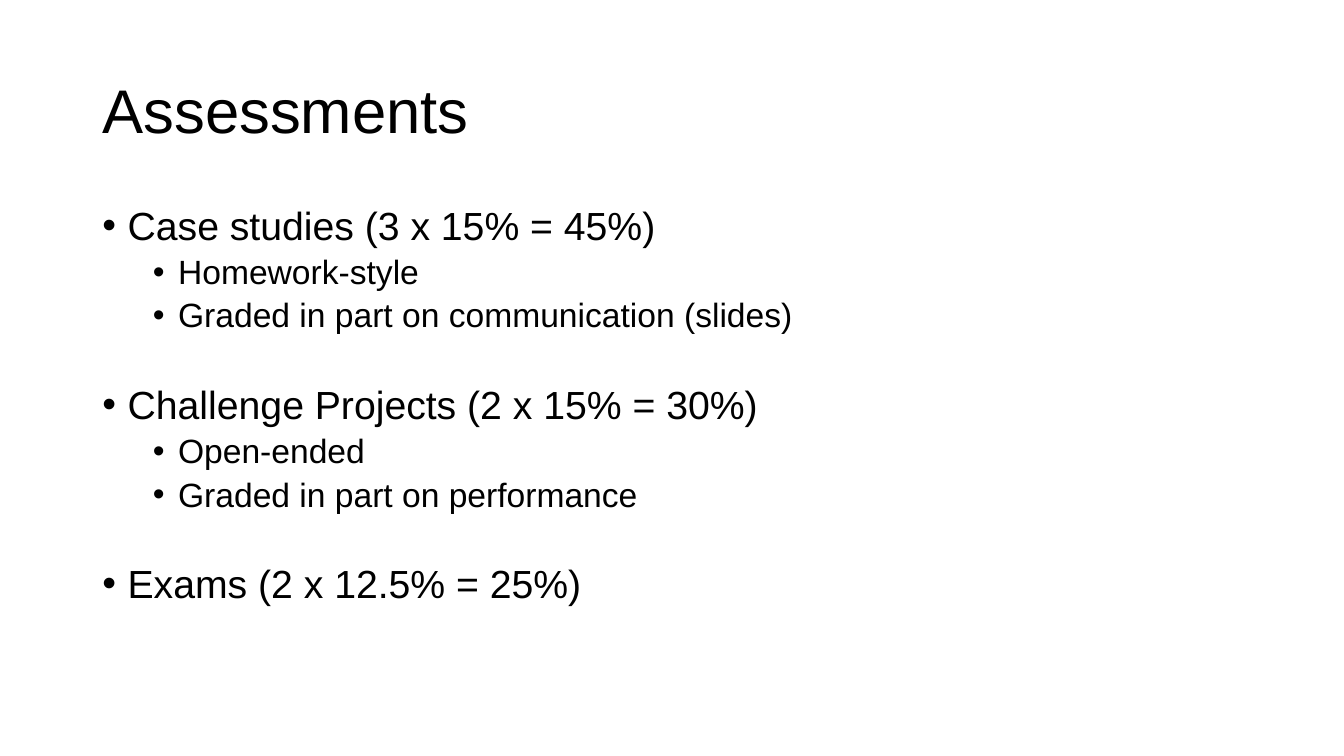
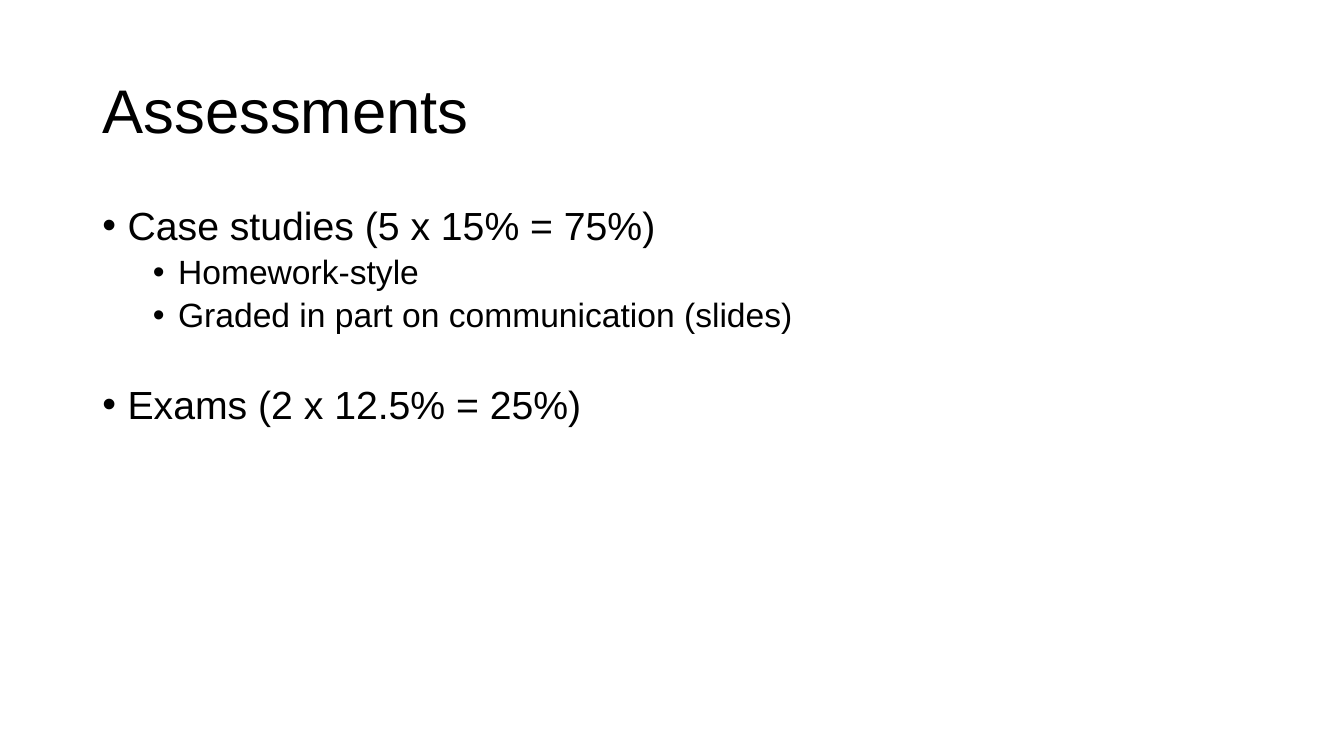
Before and after one commit to bioe498/bioe498.github.io, a slide deck: slide 5 of files/01_Introduction.pptx. Drawn at 1344x756 pixels with LibreOffice and Linux fonts; fonts in the diff are those of the drawing. Boxes give left, top, right and bottom in pixels: in the first picture for what was removed or moved away, otherwise in the second. Text is boxed around its words. In the diff, an @@ line names an element or a change of style, - is before the commit and + after.

```diff
--- a/files/01_Introduction.pptx
+++ b/files/01_Introduction.pptx
@@ text at (128, 211, 655, 248): text changed @@
-• Case studies (3 x 15% = 45%)
+• Case studies (5 x 15% = 75%)
@@ text at (128, 390, 757, 514): paragraphs removed @@
-• Challenge Projects (2 x 15% = 30%)
-  • Open-ended
-  • Graded in part on performance
```
Also in this commit, not shown: 4 other slides changed, 1 slide added, 6 slides removed, 1 other file.
